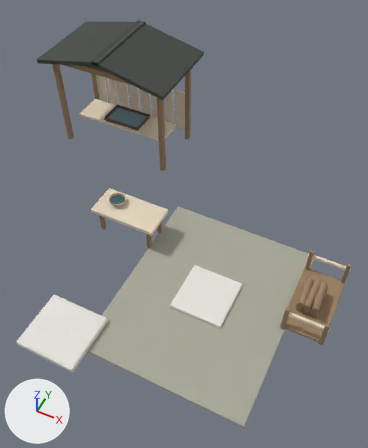
The glTF model game/asset/runtime/models/kiln-dressing-v3.glb: old version first, new version second.
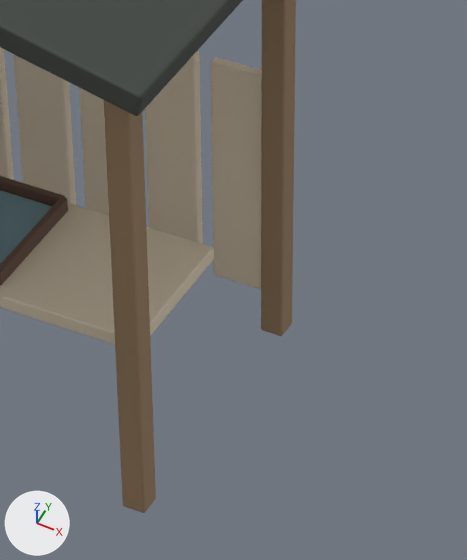
The first picture shows the older version from a 50 mm camera at (2.03, -4.82, 8.07) aimed at (-0.86, 0.96, 0.85). The close-ups show the older and then the newer version on the part from 38% to 60% of the width and 18% to 40% of the height of that picture. Only the edits that show in the close-ups are written down. Arrows for +X, +Y and +Z are at lower left; the lights stay in place. Where no turn or scale is listed for an object, it has been applied to the vertices.

Objects in the first close-up: 'Blue woven tool cushion', 'Shelter partial back slats.003', 'Shelter partial back slats.004', 'Shelter partial back slats.005', 'Shelter partial back slats.006', 'Shelter partial back slats.007', 'Shelter pitched roof.001', 'Shelter timber upright.002', 'Shelter timber upright.003', 'Shelter worktop', 'Tray raised end.001', 'Tray raised side'.
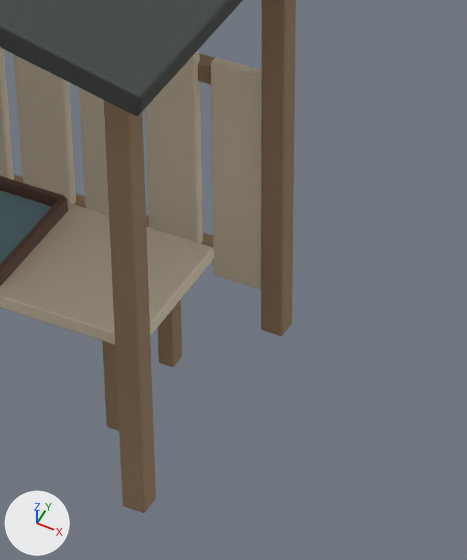
Boxes (x1, y1, x2, y2) around the edits, measured in the close-ups (467 x 560 px):
'Trestle foot.002', added (brown): after (158, 300, 182, 367)
'Trestle foot.003', added (brown): after (102, 341, 119, 431)
'Backing rail fastened to shelter posts.001', added: after (198, 53, 214, 85)
'Backing rail fastened to shelter posts', added (mostly hidden): after (13, 174, 213, 262)

Patch to the scene script:
```diff
--- a/game/asset/runtime/models/kiln-dressing-v3.glb.py
+++ b/game/asset/runtime/models/kiln-dressing-v3.glb.py
@@ me_mesh_51 @@
+me_mesh_51.from_pydata(...)  # 56 vertices, 108 faces; spans x -0.04..0.04, y -0.045..0.045, z -0.27..0.27
+me_mesh_51.materials.append(mat_endgrain_and_worn_timber)  # brown #9b8062
@@ me_mesh_40_1 @@
+me_mesh_40_1.from_pydata(...)  # 56 vertices, 108 faces; spans x -1.3..1.3, y -0.04..0.04, z -0.04..0.04
+me_mesh_40_1.materials.append(mat_endgrain_and_worn_timber)  # brown #9b8062
@@ ob_trestle_foot_003 @@
+ob_trestle_foot_003 = bpy.data.objects.new('Trestle foot.003', me_mesh_51)
+ob_trestle_foot_003.location = (-2.72, 3.36, 0.264)
@@ ob_trestle_foot_002 @@
+ob_trestle_foot_002 = bpy.data.objects.new('Trestle foot.002', me_mesh_51.copy())
+ob_trestle_foot_002.location = (-2.72, 3.84, 0.264)
@@ ob_backing_rail_fastened_to_shelter_posts_001 @@
+ob_backing_rail_fastened_to_shelter_posts_001 = bpy.data.objects.new('Backing rail fastened to shelter posts.001', me_mesh_40_1)
+ob_backing_rail_fastened_to_shelter_posts_001.location = (-3.7, 4.29, 1.21)
@@ ob_backing_rail_fastened_to_shelter_posts @@
+ob_backing_rail_fastened_to_shelter_posts = bpy.data.objects.new('Backing rail fastened to shelter posts', me_mesh_40_1.copy())
+ob_backing_rail_fastened_to_shelter_posts.location = (-3.7, 4.29, 0.29)
```
